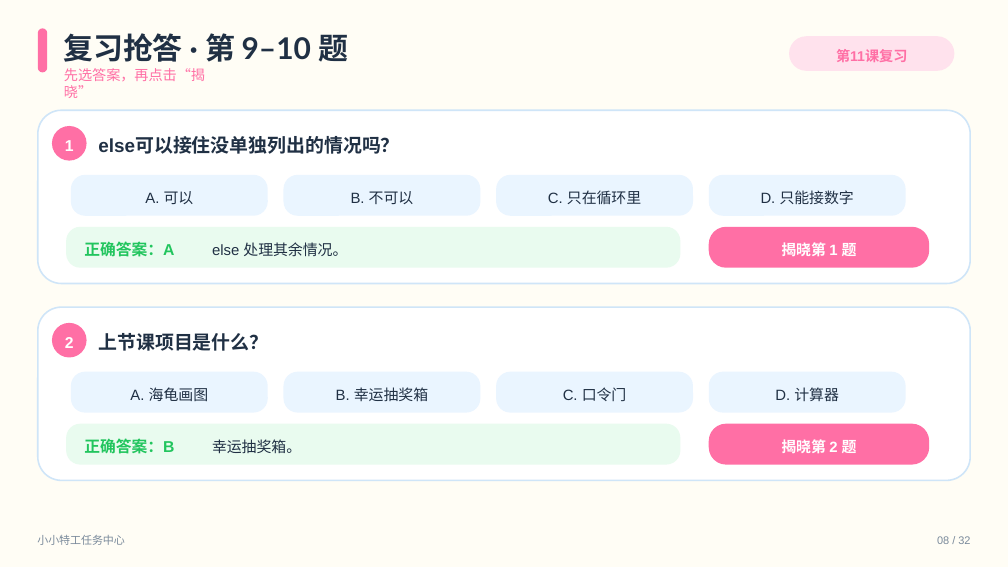
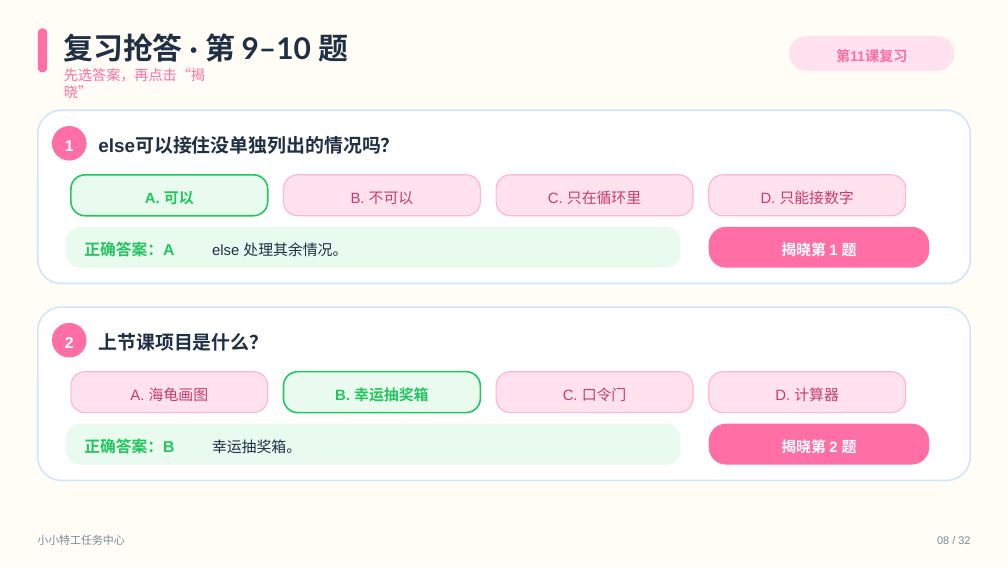
Before and after one commit to 9Kun/ppt-master, a slide deck: slide 8 of projects/第12课_特工身份确认_阳光积木乐园_ppt169_20260906/exports/第12课_特工身份确认_阳光积木乐园.pptx. Drawn at 1008x567 pixels with LibreOffice and Linux fonts; fonts in the diff are those of the drawing. Boxes give left, top, right and bottom in pixels: in the first picture for what was removed or moved away, otherwise in the second. Text is boxed around its words. In the diff, an @@ line names an element or a change of style, - is before the commit and + after.

```diff
--- a/projects/第12课_特工身份确认_阳光积木乐园_ppt169_20260906/exports/第12课_特工身份确认_阳光积木乐园.pptx
+++ b/projects/第12课_特工身份确认_阳光积木乐园_ppt169_20260906/exports/第12课_特工身份确认_阳光积木乐园.pptx
@@ rounded rectangle at (x1=71, y1=175, x2=268, y2=216): fill #EAF5FF to #E9FBEF; outline none to #22C55E 1.5 pt @@
@@ text "A. 可以" at (x1=145, y1=191, x2=194, y2=205): text colour #203044 to #22C55E, bold on @@
@@ rounded rectangle at (x1=284, y1=372, x2=480, y2=413): fill #EAF5FF to #E9FBEF; outline none to #22C55E 1.5 pt @@
@@ text "B. 幸运抽奖箱" at (x1=335, y1=387, x2=428, y2=401): text colour #203044 to #22C55E, bold on @@
@@ fill #EAF5FF to #FFE2ED; outline none to #FFB7D1 1.13 pt in 6 elements at (x1=284, y1=175, x2=480, y2=216), (x1=496, y1=175, x2=693, y2=216), (x1=709, y1=175, x2=906, y2=216), (x1=71, y1=372, x2=268, y2=413), (x1=496, y1=372, x2=693, y2=413), (x1=709, y1=372, x2=906, y2=413) @@
@@ text colour #203044 to #C93C68 in 6 elements at (x1=351, y1=191, x2=414, y2=204), (x1=548, y1=191, x2=641, y2=204), (x1=761, y1=190, x2=854, y2=204), (x1=130, y1=387, x2=208, y2=401), (x1=563, y1=387, x2=627, y2=401), (x1=775, y1=387, x2=839, y2=401) @@
```
Also in this commit, not shown: 13 other slides changed, 56 other files.
